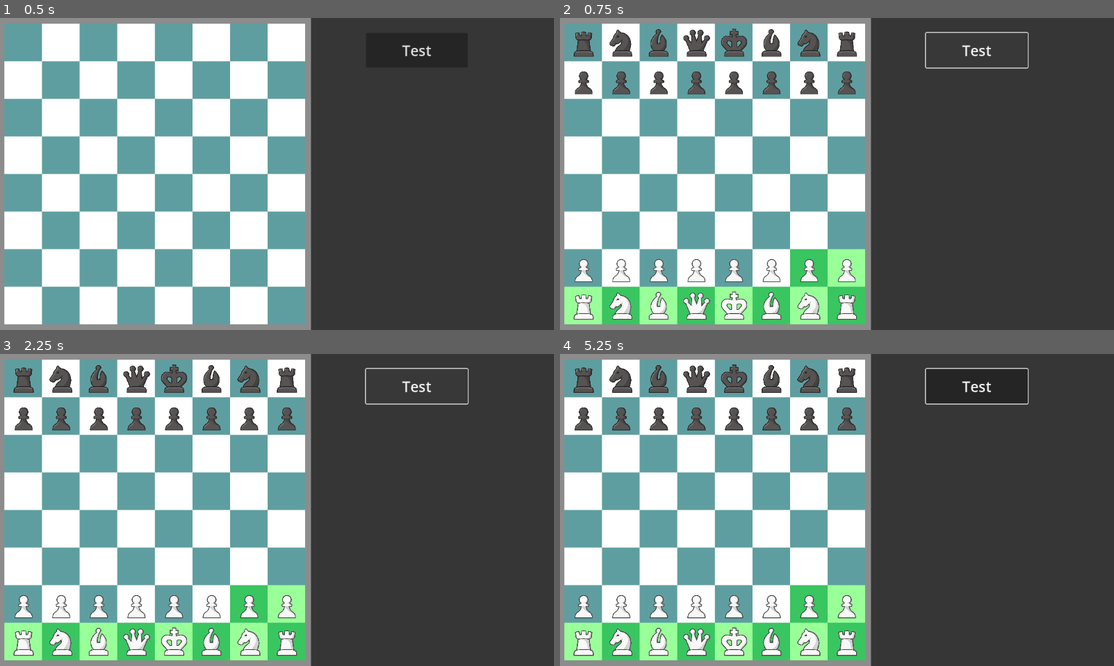
Above: before the commit, frames 1-4 (two rows, left to right).
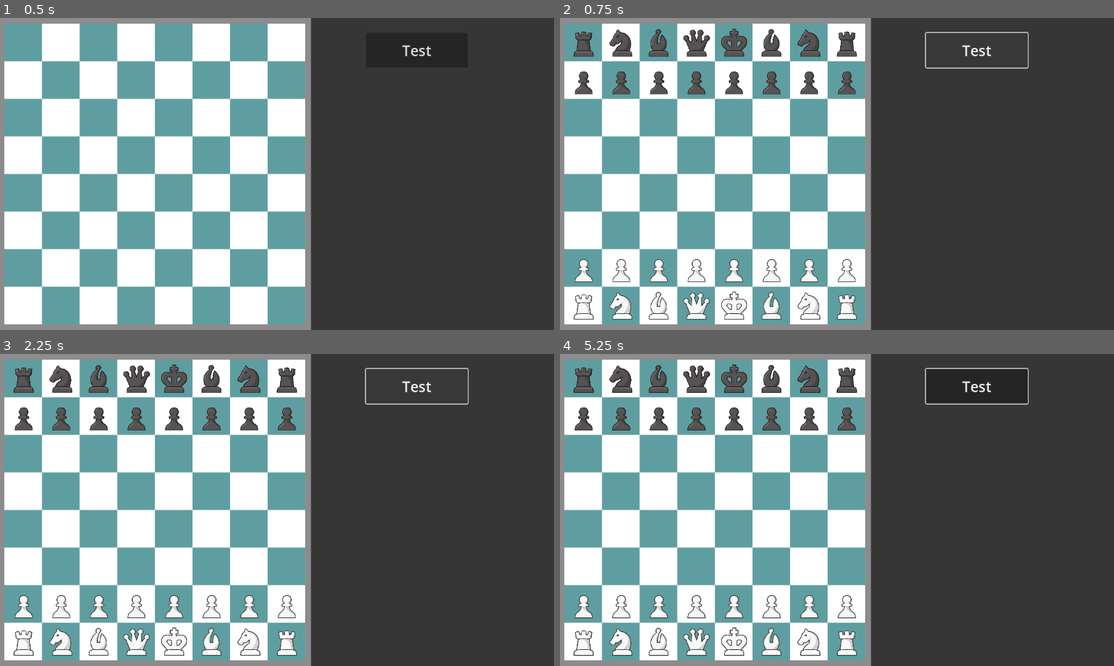
Above: after the commit, the same moments.

Repository: harrisb002/ChessDefense
Game: Godot game, scene res://Scenes/main.tscn
The game is run twice, just before and just after one commit, with the same random seed, the same clock (stepped at 60 frames per second) and the same inputs.
Inputs (mouse positions are in pixels of both pictures, inside the frame that each line leads up to):
- Up to frame 1 (0.5 s): no input
- Up to frame 2 (0.75 s): click "Test" at 0.5 s
- Up to frame 3 (2.25 s): click "Test" at 1.25 s; click "Test" at 2 s
- Up to frame 4 (5.25 s): tap Enter at 2.75, 4.25 s; move the mouse to (958, 494) at 2.77 s; press the mouse at (958, 494) at 2.78 s; tap Space at 3.5, 5 s; move the mouse to (726, 525) at 3.52 s; release the mouse at (726, 525) at 3.53 s; click (726, 525) at 3.6 s; move the mouse to (892, 441) at 4.27 s; press the mouse at (892, 441) at 4.28 s; move the mouse to (809, 572) at 5.02 s; release the mouse at (809, 572) at 5.03 s; click (809, 572) at 5.1 s

Frame 1 is identical in both runs. In frame 2, 6.2% of the frame differs, in the area x 0-56%, y 73-99%; in frame 3, 6.1%; in frame 4, 6.1%.

Commit message:
Piece movement/captures

Diff:
--- a/Scripts/DataHandler.gd
+++ b/Scripts/DataHandler.gd
@@ -58,5 +58,5 @@
 	assets.append("res://assets/rook_w.png")
 
 # Called every frame. 'delta' is the elapsed time since the previous frame.
-func _process(delta: float) -> void:
+func _process(_delta: float) -> void:
 	pass
--- a/Scripts/GUI.gd
+++ b/Scripts/GUI.gd
@@ -37,7 +37,7 @@
 		piece_array.fill(0)
 
 # Called every frame. 'delta' is the elapsed time since the previous frame.
-func _process(delta: float) -> void:
+func _process(_delta: float) -> void:
 	pass
 
 # Creates a new slot (Square) for the grid and adds it to the grid_array
@@ -47,6 +47,33 @@
 	board_grid.add_child(new_slot) # Add the slot to the board grid
 	grid_array.push_back(new_slot) # Add a slot instance in the grid array/inc. size
 
+	# Utilize the slot clicked signal by connecting the slot signal
+	new_slot.slot_clicked.connect(_on_slot_clicked)
+
+
+# Move the piece based on the slot clicked on (If a piece is selected)
+func _on_slot_clicked(slot) -> void:
+	if not piece_selected:
+		return # Dont do anything if piece not selected
+	move_piece(piece_selected, slot.slot_ID) # move a piece if selected
+	piece_selected = null # After piece has been moved, then set it back to null
+
+
+# Move the selected piece to the slot clicked on
+func move_piece(piece, location) -> void:
+	# Capture Logic
+	if piece_array[location]: # If piece resides at the location
+		if piece_array[location] == piece:
+			return
+		piece_array[location].queue_free() # Remove the piece at the new location
+		piece_array[location] = 0
+
+	# Set the new location using tween
+	var tween = get_tree().create_tween()
+	tween.tween_property(piece, "global_position", grid_array[location].global_position + icon_offset, 0.2)
+	piece_array[piece.slot_ID] = 0 # delete the piece from its original position
+	piece_array[location] = piece # Add it to the new location
+	piece.slot_ID = location # Update the slotID
 
 func add_piece(piece_type, location) -> void:
 	var new_piece = piece_scene.instantiate() # Create a new piece instance
@@ -70,7 +97,10 @@
 	if not piece_selected:
 		piece_selected = piece # Set it to the passed piece from the emitted signal
 	else:
-		pass
+		# I clicking on a piece that is not the piece currently selected, then direct it into the slot clicked
+		# This is for captures
+		_on_slot_clicked(grid_array[piece.slot_ID])
+
 
 
 # Use a bitboard (0-63 bits) to map the color of the filter
@@ -85,7 +115,8 @@
 func _on_test_button_pressed() -> void:
 	#add_piece(DataHandler.PieceNames.BLACK_KING, 3)
 	parse_fen(fen) # Create starting board
-	set_board_filter(1023)
+	#set_board_filter(1023)
+
 
 func parse_fen(fen : String) -> void:
 	var boardstate = fen.split(" ")
--- a/Scripts/Piece.gd
+++ b/Scripts/Piece.gd
@@ -15,7 +15,7 @@
 
 
 # Called every frame. 'delta' is the elapsed time since the previous frame.
-func _process(delta: float) -> void:
+func _process(_delta: float) -> void:
 	pass
 
 # Load the image based on the piece
--- a/Scripts/slot.gd
+++ b/Scripts/slot.gd
@@ -14,7 +14,7 @@
 
 
 # Called every frame. 'delta' is the elapsed time since the previous frame.
-func _process(delta: float) -> void:
+func _process(_delta: float) -> void:
 	pass
 
 
